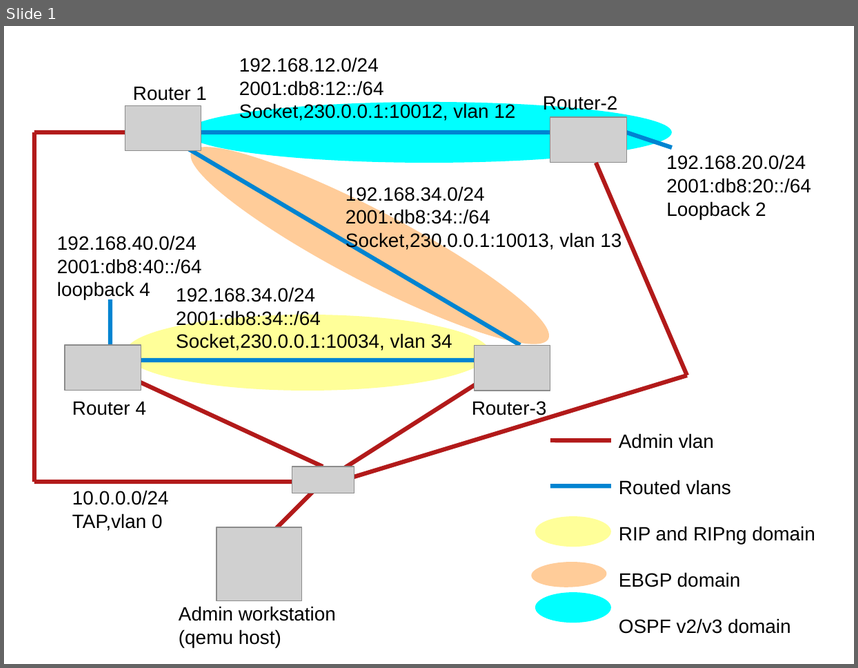
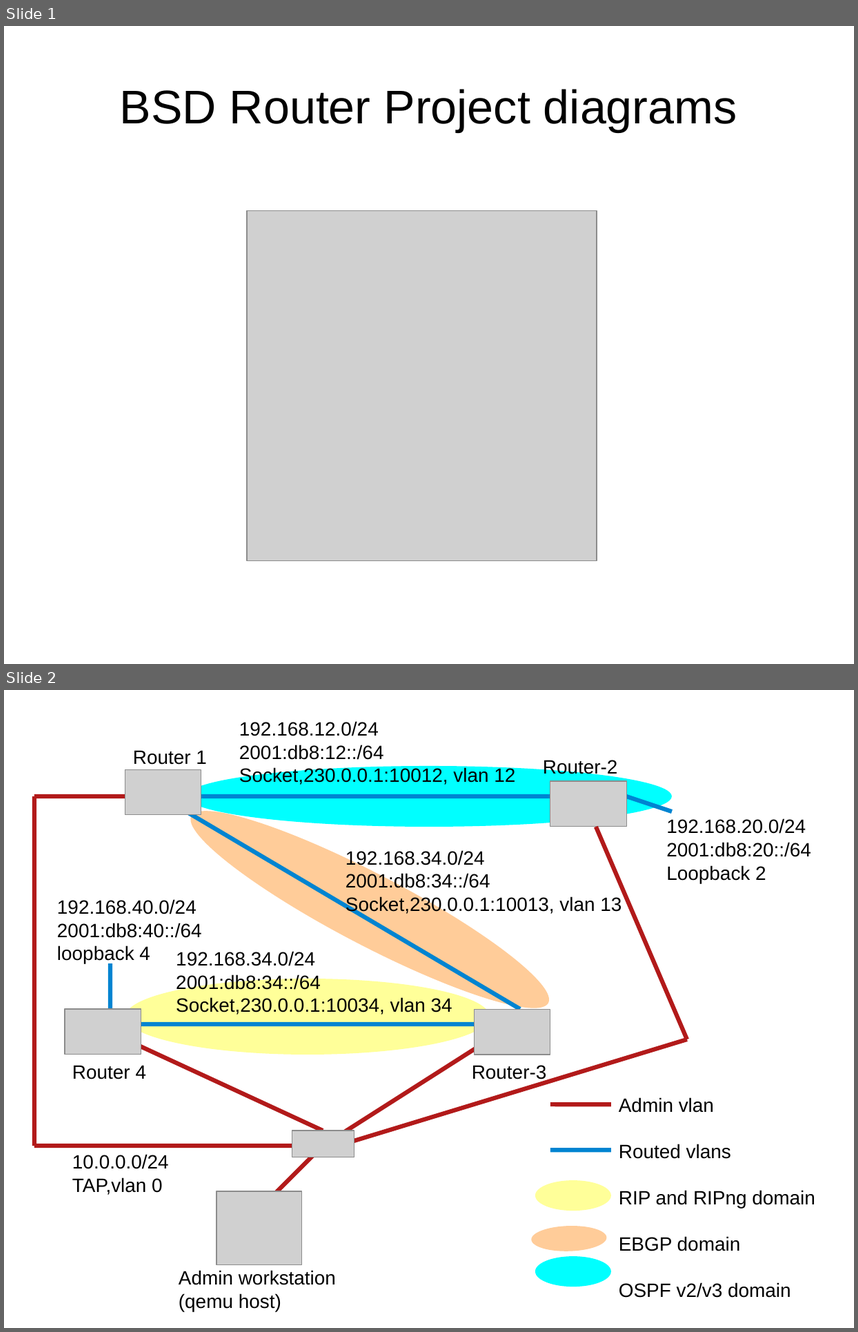
Before and after one commit to ocochard/BSDRP, a slide deck: trunk/docs/labs.examples.odp. Shown one above the other, each under a label of ours: slide 1 before the commit, slides 1 and 2 after it. The pictures are 858x668 and 858x1332 pixels, drawn with LibreOffice and Linux fonts; fonts in the diff are those of the drawing; grey boxes stand for pictures. Boxes give left, top, right and bottom in pixels: in the first picture for what was removed or moved away, otherwise in the second. Text is boxed around its words. In the diff, an @@ line names an element or a change of style, - is before the commit and + after.

```diff
--- a/trunk/docs/labs.examples.odp
+++ b/trunk/docs/labs.examples.odp
@@ slide 1 added at (x1=4, y1=26, x2=854, y2=664), background #FFFFFF @@
@@ title added at (x1=120, y1=89, x2=737, y2=132), 44 pt, text #000000 @@
+BSD Router Project diagrams
@@ picture added at (x1=247, y1=210, x2=597, y2=561) @@
@@ what was slide 1 is now slide 2 @@
```
Also in this commit, not shown: 3 slides changed, 3 other slides added.
